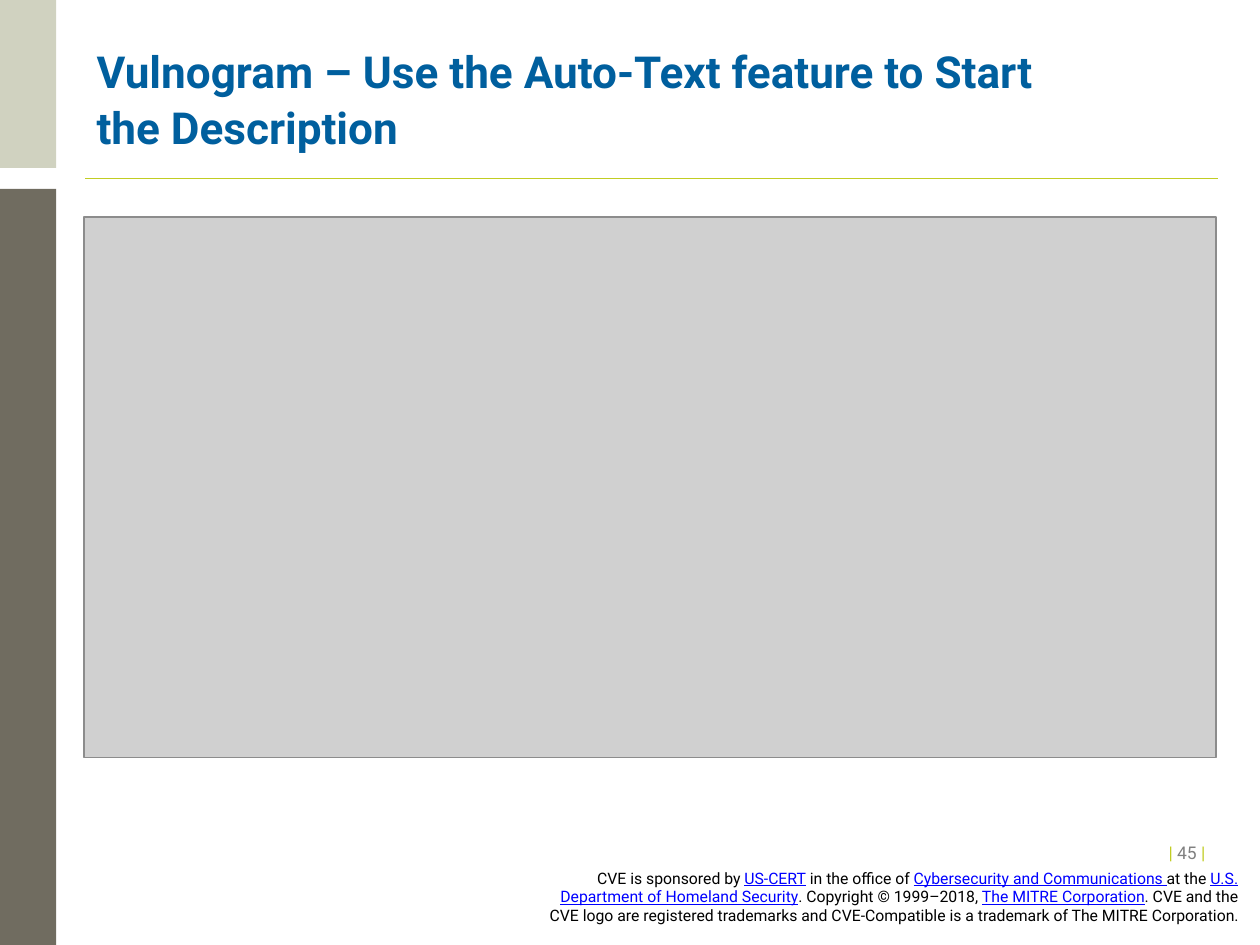
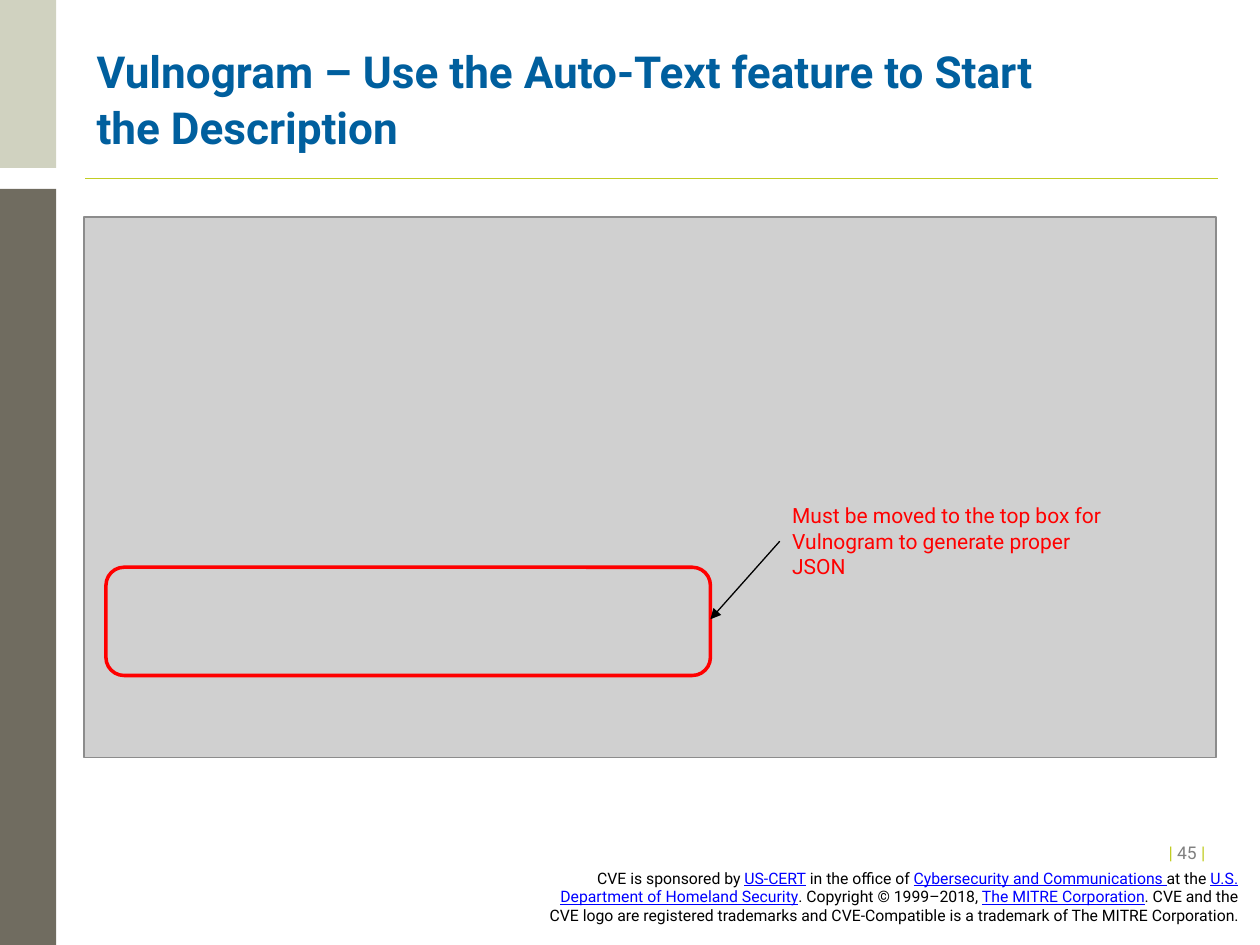
Before and after one commit to CVEProject/cveproject.github.io, a slide deck: slide 45 of docs/cna/Entry_Submission_Process.pptx. Drawn at 1260x945 pixels with LibreOffice and Linux fonts; fonts in the diff are those of the drawing; grey boxes stand for pictures; background and template pictures are left out. Boxes give left, top, right and bottom in pixels: in the first picture for what was removed or moved away, otherwise in the second. Text is boxed around its words. In the diff, an @@ line names an element or a change of style, - is before the commit and + after.

Commit message:
Added additional guidance on how to use Vulnogram

```diff
--- a/docs/cna/Entry_Submission_Process.pptx
+++ b/docs/cna/Entry_Submission_Process.pptx
@@ text added at (792,507,1101,574), 12 pt, text #FF0000 @@
+Must be moved to the top box for Vulnogram to generate proper JSON
@@ rounded rectangle added at (106,567,711,675), outline #FF0000 2 pt @@
@@ arrow added from (780, 542) to (711, 619), #000000 0.75 pt @@
```
Also in this commit, not shown: 4 other slides changed.
